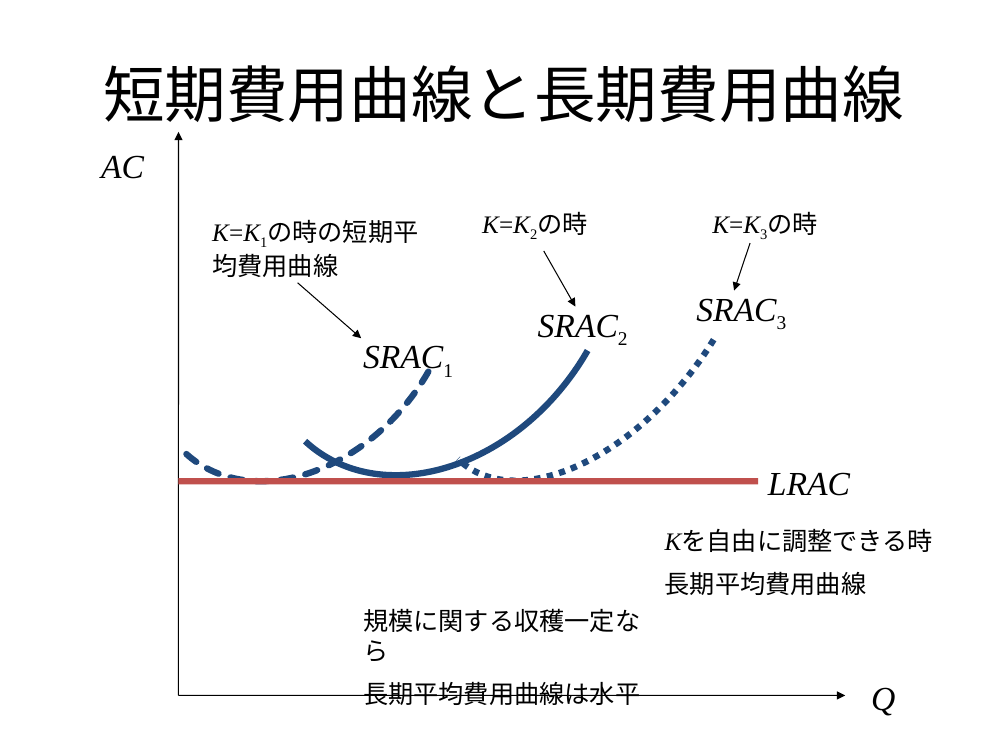
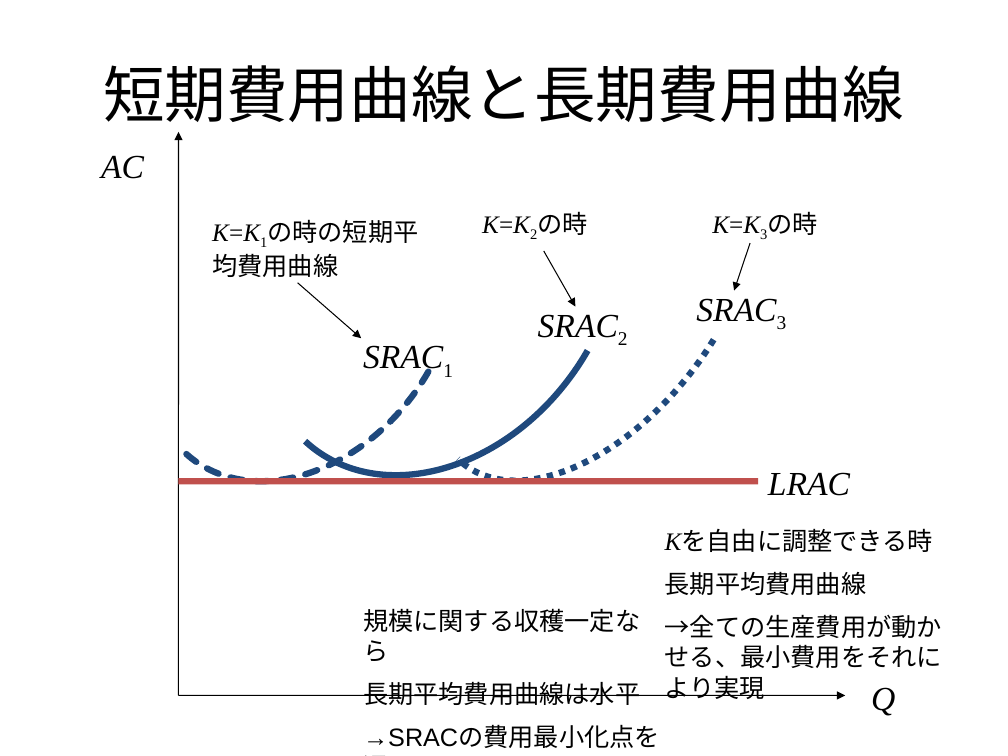
Before and after one commit to h0shihir0/Classes, a slide deck: slide 20 of Economics2/0606Lecture3.pptx. Drawn at 1008x756 pixels with LibreOffice and Linux fonts; fonts in the diff are those of the drawing. Boxes give left, top, right and bottom in pixels: in the first picture for what was removed or moved away, otherwise in the second. Text is boxed around its words. In the diff, an @@ line names an element or a change of style, - is before the commit and + after.

```diff
--- a/Economics2/0606Lecture3.pptx
+++ b/Economics2/0606Lecture3.pptx
@@ text at <box>363,608,640,705</box>: paragraph added @@
+→SRACの費用最小化点を通る
@@ text at <box>665,614,942,699</box>: paragraph added @@
+→全ての生産費用が動かせる、最小費用をそれにより実現
```
Also in this commit, not shown: 7 other slides changed, 9 other files.
